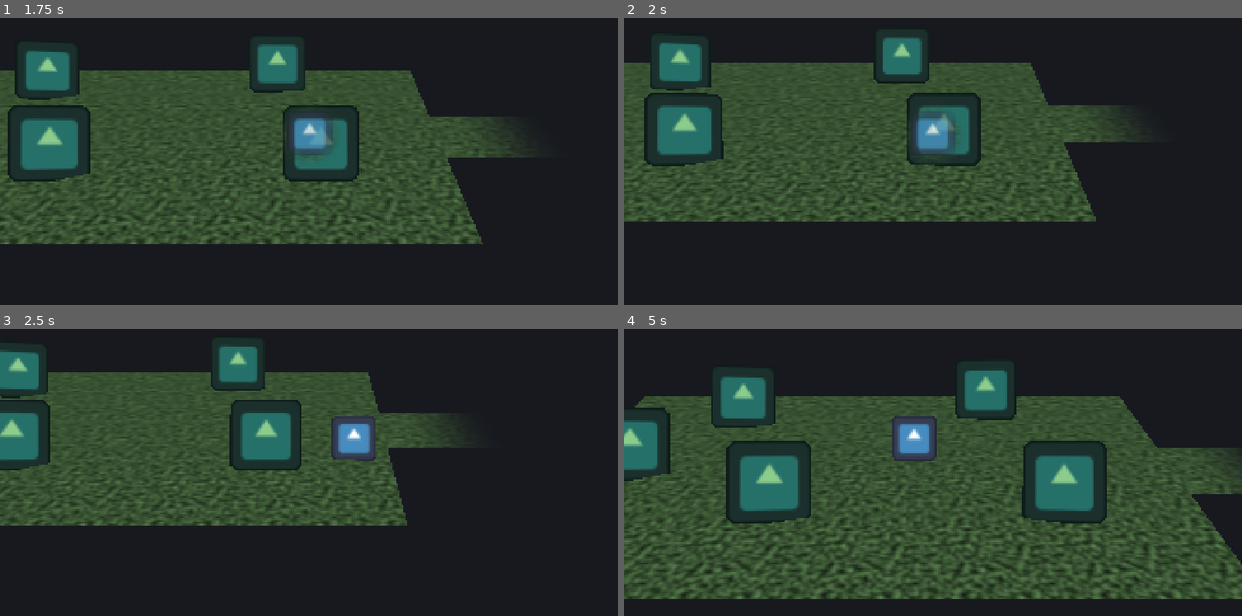
Above: before the commit, frames 1-4 (two rows, left to right).
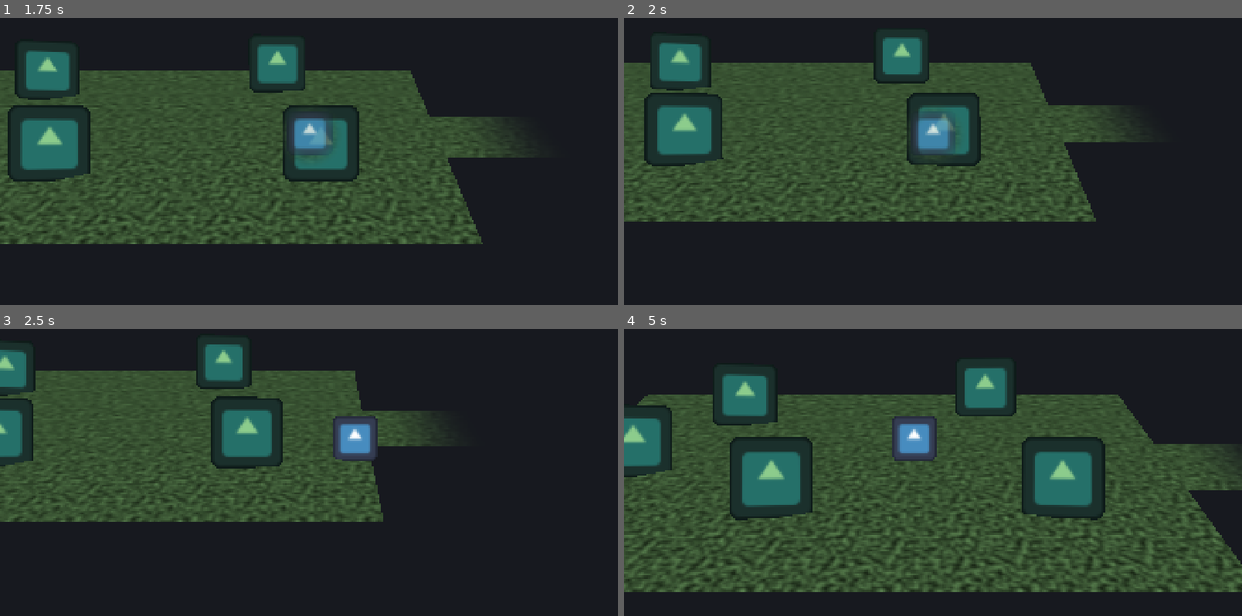
Above: after the commit, the same moments.

Repository: SAFirmansyah/TheMourningAfter-Game
Game: Godot game, scene res://scenes/world/world.tscn
The game is run twice, just before and just after one commit, with the same random seed, the same clock (stepped at 60 frames per second) and the same inputs. The engine's default icon, where the game draws it, is replaced by a stand-in: a white triangle on a blue panel in a dark square.
Inputs (mouse positions are in pixels of both pictures, inside the frame that each line leads up to):
- Up to frame 1 (1.75 s): tap Enter at 0.5 s; move the mouse to (444, 112) at 0.52 s; hold D (move_right) 0.53-1.28 s; hold E (interact) 0.53-1.28 s; tap Space (dash) at 0.6 s; move the mouse to (185, 150) at 1.27 s; hold S (move_down) from 1.28 s (still down); tap E (interact) at 1.35 s; click (185, 150) at 1.55 s
- Up to frame 2 (2 s): keep holding S (move_down)
- Up to frame 3 (2.5 s): move the mouse to (370, 366) at 2.02 s; release S (move_down) at 2.03 s; press the mouse at (370, 366) at 2.03 s; hold D (move_right) from 2.03 s (still down); tap Space (dash) at 2.3 s
- Up to frame 4 (5 s): move the mouse to (902, 512) at 2.77 s; release D (move_right) at 2.78 s; release the mouse at (902, 512) at 2.78 s; hold W (move_up) 2.78-3.53 s; tap Space (dash) at 2.85, 4.55 s; tap E (interact) at 3.05 s; move the mouse to (1118, 495) at 3.52 s; hold E (interact) 3.53-4.28 s; hold A (move_left) from 3.53 s (still down); click (1118, 495) at 3.8 s; move the mouse to (747, 389) at 4.27 s; click (747, 389) at 4.35 s

Frame 1 is identical in both runs. In frame 2, less than 0.1% of the frame differs, in the area x 15-77%, y 27-70%; in frame 3, 10%; in frame 4, 16%, in the area x 0-100%, y 13-95%.

Commit message:
add: correct dash behavior + interaction textboxes

Diff:
--- a/the-mourning-after/project.godot
+++ b/the-mourning-after/project.godot
@@ -65,11 +65,26 @@
 "events": [Object(InputEventKey,"resource_local_to_scene":false,"resource_name":"","device":-1,"window_id":0,"alt_press …(192 unchanged characters)…
 ]
 }
+advance_dialogue={
+"deadzone": 0.2,
+"events": [Object(InputEventMouseButton,"resource_local_to_scene":false,"resource_name":"","device":-1,"window_id":0,"alt_pressed":false,"shift_pressed":false,"ctrl_pressed":false,"meta_pressed":false,"button_mask":0,"position":Vector2(0, 0),"global_position":Vector2(0, 0),"factor":1.0,"button_index":1,"canceled":false,"pressed":false,"double_click":false,"script":null)
+]
+}
+
+[layer_names]
+
+3d_physics/layer_1="world_bounds"
+3d_physics/layer_2="environment"
+3d_physics/layer_3="player"
 
 [physics]
 
+3d/physics_engine="Jolt Physics"
 common/physics_interpolation=true
-3d/physics_engine="Jolt Physics"
+
+[rendering]
+
+rendering_device/driver.windows="d3d12"
 
 [shader_globals]
 
@@ -77,7 +92,3 @@
 "type": "vec3",
 "value": Vector3(0, 0, 0)
 }
-
-[rendering]
-
-rendering_device/driver.windows="d3d12"
--- a/the-mourning-after/scenes/player/player.tscn
+++ b/the-mourning-after/scenes/player/player.tscn
@@ -9,6 +9,8 @@
 height = 1.8
 
 [node name="Player" type="CharacterBody3D" node_paths=PackedStringArray("card")]
+collision_layer = 4
+collision_mask = 3
 motion_mode = 1
 script = ExtResource("1_player")
 card = NodePath("Card")
--- a/the-mourning-after/scenes/rooms/room_a.tscn
+++ b/the-mourning-after/scenes/rooms/room_a.tscn
@@ -4,6 +4,7 @@
 [ext_resource type="Material" path="res://materials/ground.tres" id="2_ground"]
 [ext_resource type="PackedScene" path="res://scenes/world/path_exit.tscn" id="3_exit"]
 [ext_resource type="PackedScene" path="res://scenes/test/prop.tscn" id="4_prop"]
+[ext_resource type="PackedScene" path="res://scenes/world/interactable.tscn" id="5_interact"]
 
 [sub_resource type="PlaneMesh" id="PlaneMesh_floor"]
 material = ExtResource("2_ground")
@@ -70,3 +71,6 @@
 transform = Transform3D(1, 0, 0, 0, 1, 0, 0, 0, 1, 12, 0, 0)
 target_room = "res://scenes/rooms/room_b.tscn"
 target_entry = &"West"
+
+[node name="Interactable" parent="Props/Prop2" instance=ExtResource("5_interact")]
+lines = PackedStringArray("This interaction opens up a textbox!")
--- a/the-mourning-after/scenes/rooms/room_b.tscn
+++ b/the-mourning-after/scenes/rooms/room_b.tscn
@@ -4,6 +4,7 @@
 [ext_resource type="Material" path="res://materials/ground.tres" id="2_ground"]
 [ext_resource type="PackedScene" path="res://scenes/world/path_exit.tscn" id="3_exit"]
 [ext_resource type="PackedScene" path="res://scenes/test/prop.tscn" id="4_prop"]
+[ext_resource type="PackedScene" path="res://scenes/world/interactable.tscn" id="5_interact"]
 
 [sub_resource type="PlaneMesh" id="PlaneMesh_floor"]
 material = ExtResource("2_ground")
@@ -70,3 +71,6 @@
 transform = Transform3D(-1, 0, 0, 0, 1, 0, 0, 0, -1, -12, 0, 0)
 target_room = "res://scenes/rooms/room_a.tscn"
 target_entry = &"East"
+
+[node name="Interactable" parent="Props/Prop2" instance=ExtResource("5_interact")]
+lines = PackedStringArray("This is a multi-line interaction.", "The same textbox has this line...", "...and this one too.")
--- a/the-mourning-after/scenes/test/prop.tscn
+++ b/the-mourning-after/scenes/test/prop.tscn
@@ -1,23 +1,27 @@
 [gd_scene format=3]
 
-[ext_resource type="Script" path="res://scripts/visual/facing_card.gd" id="1_card"]
-[ext_resource type="Texture2D" path="res://icon.svg" id="2_icon"]
+[ext_resource type="Script" path="res://scripts/world/obstacle.gd" id="1_obstacle"]
+[ext_resource type="Script" path="res://scripts/visual/facing_card.gd" id="2_card"]
+[ext_resource type="Texture2D" path="res://icon.svg" id="3_icon"]
 
-[sub_resource type="CylinderShape3D" id="CylinderShape3D_prop"]
-radius = 0.6
-height = 2.0
+[sub_resource type="BoxShape3D" id="BoxShape3D_prop"]
+size = Vector3(2.816, 2, 0.6)
 
-[node name="Prop" type="StaticBody3D"]
+[node name="Prop" type="StaticBody3D" node_paths=PackedStringArray("card")]
+collision_layer = 2
+collision_mask = 0
+script = ExtResource("1_obstacle")
+card = NodePath("Card")
 
 [node name="Card" type="Sprite3D" parent="."]
 modulate = Color(0.55, 0.8, 0.55, 1)
 offset = Vector2(0, 64)
 pixel_size = 0.022
 alpha_cut = 1
-texture = ExtResource("2_icon")
-script = ExtResource("1_card")
+texture = ExtResource("3_icon")
+script = ExtResource("2_card")
 see_through_over_player = true
 
 [node name="CollisionShape3D" type="CollisionShape3D" parent="."]
 transform = Transform3D(1, 0, 0, 0, 1, 0, 0, 0, 1, 0, 1, 0)
-shape = SubResource("CylinderShape3D_prop")
+shape = SubResource("BoxShape3D_prop")
--- /dev/null
+++ b/the-mourning-after/scenes/ui/interaction_hud.tscn
@@ -0,0 +1,85 @@
+[gd_scene format=3]
+
+[ext_resource type="Script" path="res://scripts/ui/interaction_hud.gd" id="1_hud"]
+
+[sub_resource type="StyleBoxFlat" id="StyleBoxFlat_prompt"]
+content_margin_left = 22.0
+content_margin_top = 8.0
+content_margin_right = 22.0
+content_margin_bottom = 8.0
+bg_color = Color(0.08, 0.08, 0.09, 0.85)
+border_width_left = 2
+border_width_top = 2
+border_width_right = 2
+border_width_bottom = 2
+border_color = Color(0.78, 0.66, 0.38, 0.9)
+corner_radius_top_left = 4
+corner_radius_top_right = 4
+corner_radius_bottom_right = 4
+corner_radius_bottom_left = 4
+
+[sub_resource type="StyleBoxFlat" id="StyleBoxFlat_dialogue"]
+content_margin_left = 56.0
+content_margin_top = 36.0
+content_margin_right = 56.0
+content_margin_bottom = 36.0
+bg_color = Color(0.11, 0.11, 0.12, 0.94)
+border_width_left = 5
+border_width_top = 5
+border_width_right = 5
+border_width_bottom = 5
+border_color = Color(0.78, 0.66, 0.38, 1)
+corner_radius_top_left = 6
+corner_radius_top_right = 6
+corner_radius_bottom_right = 6
+corner_radius_bottom_left = 6
+shadow_color = Color(0, 0, 0, 0.5)
+shadow_size = 12
+
+[node name="InteractionHUD" type="CanvasLayer"]
+layer = 5
+script = ExtResource("1_hud")
+
+[node name="Prompt" type="PanelContainer" parent="."]
+anchors_preset = 7
+anchor_left = 0.5
+anchor_top = 1.0
+anchor_right = 0.5
+anchor_bottom = 1.0
+offset_left = -120.0
+offset_top = -112.0
+offset_right = 120.0
+offset_bottom = -56.0
+grow_horizontal = 2
+grow_vertical = 0
+mouse_filter = 2
+theme_override_styles/panel = SubResource("StyleBoxFlat_prompt")
+
+[node name="Label" type="Label" parent="Prompt"]
+layout_mode = 2
+theme_override_font_sizes/font_size = 26
+text = "E - Interact"
+horizontal_alignment = 1
+vertical_alignment = 1
+
+[node name="Dialogue" type="PanelContainer" parent="."]
+anchors_preset = 7
+anchor_left = 0.5
+anchor_top = 1.0
+anchor_right = 0.5
+anchor_bottom = 1.0
+offset_left = -560.0
+offset_top = -340.0
+offset_right = 560.0
+offset_bottom = -80.0
+grow_horizontal = 2
+grow_vertical = 0
+mouse_filter = 2
+theme_override_styles/panel = SubResource("StyleBoxFlat_dialogue")
+
+[node name="Label" type="Label" parent="Dialogue"]
+layout_mode = 2
+theme_override_font_sizes/font_size = 34
+text = "Sample dialogue text appears here, wrapping across the width of the box like the narrator text in Hades. >"
+vertical_alignment = 1
+autowrap_mode = 3
--- /dev/null
+++ b/the-mourning-after/scenes/world/interactable.tscn
@@ -0,0 +1,18 @@
+[gd_scene format=3]
+
+[ext_resource type="Script" path="res://scripts/world/interactable.gd" id="1_interact"]
+
+[sub_resource type="CylinderShape3D" id="CylinderShape3D_range"]
+resource_local_to_scene = true
+height = 2.0
+radius = 2.2
+
+[node name="Interactable" type="Area3D"]
+collision_layer = 0
+collision_mask = 4
+monitorable = false
+script = ExtResource("1_interact")
+
+[node name="CollisionShape3D" type="CollisionShape3D" parent="."]
+transform = Transform3D(1, 0, 0, 0, 1, 0, 0, 0, 1, 0, 1, 0)
+shape = SubResource("CylinderShape3D_range")
--- a/the-mourning-after/scenes/world/path_exit.tscn
+++ b/the-mourning-after/scenes/world/path_exit.tscn
@@ -17,6 +17,8 @@
 size = Vector3(0.4, 2, 4.4)
 
 [node name="PathExit" type="Area3D"]
+collision_layer = 0
+collision_mask = 4
 script = ExtResource("1_exit")
 
 [node name="Trigger" type="CollisionShape3D" parent="."]
--- a/the-mourning-after/scenes/world/world.tscn
+++ b/the-mourning-after/scenes/world/world.tscn
@@ -4,6 +4,7 @@
 [ext_resource type="PackedScene" path="res://scenes/player/player.tscn" id="2_player"]
 [ext_resource type="PackedScene" path="res://scenes/camera/camera_rig.tscn" id="3_rig"]
 [ext_resource type="PackedScene" path="res://scenes/rooms/room_a.tscn" id="4_room_a"]
+[ext_resource type="PackedScene" path="res://scenes/ui/interaction_hud.tscn" id="5_hud"]
 
 [sub_resource type="Environment" id="Environment_bg"]
 background_mode = 1
@@ -25,6 +26,9 @@
 [node name="CameraRig" parent="." node_paths=PackedStringArray("follow_target") instance=ExtResource("3_rig")]
 follow_target = NodePath("../Player")
 
+[node name="InteractionHUD" parent="." node_paths=PackedStringArray("player") instance=ExtResource("5_hud")]
+player = NodePath("../Player")
+
 [node name="Transition" type="CanvasLayer" parent="."]
 layer = 10
 
--- a/the-mourning-after/scripts/player/player.gd
+++ b/the-mourning-after/scripts/player/player.gd
@@ -1,6 +1,7 @@
 class_name Player
 extends CharacterBody3D
 ## Screen-relative movement on the floor plane, with dash charges and i-frames.
+## Dashing passes through environment objects; walls still block.
 
 signal dash_started
 signal dash_ended
@@ -21,6 +22,9 @@
 @export var dash_duration := 0.15 # TUNE: dash time (s)
 @export var dash_recharge_time := 0.8 # TUNE: time to refill one charge (s)
 @export var dash_iframe_extra := 0.05 # TUNE: i-frames after dash ends (s)
+@export var dash_max_extension := 0.3 # TUNE: extra dash time allowed to finish exiting an object (s)
+@export_range(0.0, 1.0) var dash_transparency := 0.45 # TUNE: card see-through amount while dashing (0 = opaque, 1 = invisible)
+@export_flags_3d_physics var dash_phase_layers := 2 # layers passed through while dashing
 
 var is_invulnerable := false
 var dashes_available := 0
@@ -28,10 +32,13 @@
 var forced_input := Vector2.ZERO # screen-space direction used while input is disabled
 
 var _facing := Vector2.DOWN
+var _dashing := false
 var _dash_time_left := 0.0
 var _iframe_time_left := 0.0
 var _dash_velocity := Vector3.ZERO
 var _recharge_progress := 0.0
+
+@onready var _body_shape: CollisionShape3D = $CollisionShape3D
 
 
 func _ready() -> void:
@@ -48,20 +55,19 @@
 	if input_enabled and Input.is_action_just_pressed("dash"):
 		_try_dash()
 
-	if _dash_time_left > 0.0:
+	if _dashing:
 		velocity = _dash_velocity
 		_dash_time_left -= delta
-		if _dash_time_left <= 0.0:
-			velocity = velocity.limit_length(base_move_speed * move_speed_multiplier)
-			_iframe_time_left = dash_iframe_extra
-			dash_ended.emit()
+		var still_inside := _overlaps_phase_layers() and _dash_time_left > -dash_max_extension
+		if _dash_time_left <= 0.0 and not still_inside:
+			_end_dash()
 	else:
 		var target := _to_world(input) * base_move_speed * move_speed_multiplier
 		var rate := acceleration if input != Vector2.ZERO else deceleration
 		velocity = velocity.move_toward(target, rate * delta)
 
 	_iframe_time_left = maxf(0.0, _iframe_time_left - delta)
-	is_invulnerable = _dash_time_left > 0.0 or _iframe_time_left > 0.0
+	is_invulnerable = _dashing or _iframe_time_left > 0.0
 
 	velocity.y = 0.0
 	move_and_slide()
@@ -76,18 +82,43 @@
 
 func teleport(pos: Vector3) -> void:
 	global_position = pos
+	if _dashing:
+		_end_dash()
 	velocity = Vector3.ZERO
-	_dash_time_left = 0.0
 	reset_physics_interpolation()
 
 
 func _try_dash() -> void:
-	if dashes_available <= 0 or _dash_time_left > 0.0:
+	if dashes_available <= 0 or _dashing:
 		return
 	dashes_available -= 1
+	_dashing = true
 	_dash_time_left = dash_duration
 	_dash_velocity = _to_world(_facing) * (dash_distance / dash_duration)
+	collision_mask &= ~dash_phase_layers
+	if card:
+		card.transparency = dash_transparency
 	dash_started.emit()
+
+
+func _end_dash() -> void:
+	_dashing = false
+	_dash_time_left = 0.0
+	collision_mask |= dash_phase_layers
+	velocity = velocity.limit_length(base_move_speed * move_speed_multiplier)
+	_iframe_time_left = dash_iframe_extra
+	if card:
+		card.transparency = 0.0
+	dash_ended.emit()
+
+
+func _overlaps_phase_layers() -> bool:
+	var query := PhysicsShapeQueryParameters3D.new()
+	query.shape = _body_shape.shape
+	query.transform = _body_shape.global_transform
+	query.collision_mask = dash_phase_layers
+	query.exclude = [get_rid()]
+	return not get_world_3d().direct_space_state.intersect_shape(query, 1).is_empty()
 
 
 func _recharge_dashes(delta: float) -> void:
--- /dev/null
+++ b/the-mourning-after/scripts/ui/interaction_hud.gd
@@ -0,0 +1,93 @@
+class_name InteractionHUD
+extends CanvasLayer
+## Interact prompt and dialogue box for the nearest Interactable in range.
+
+@export var player: Player
+@export var more_marker := " >" # appended to pages that have a next page
+
+@onready var prompt: Control = $Prompt
+@onready var prompt_label: Label = $Prompt/Label
+@onready var dialogue: Control = $Dialogue
+@onready var dialogue_label: Label = $Dialogue/Label
+
+var _target: Interactable
+var _active: Interactable
+var _page := 0
+
+
+func _ready() -> void:
+	prompt.hide()
+	dialogue.hide()
+
+
+func _process(_delta: float) -> void:
+	if _active:
+		return
+	_target = _find_target()
+	prompt.visible = _target != null
+	if _target:
+		prompt_label.text = "E - %s" % _target.prompt_label
+
+
+func _unhandled_input(event: InputEvent) -> void:
+	if _active:
+		if event.is_action_pressed(&"advance_dialogue"):
+			get_viewport().set_input_as_handled()
+			_advance()
+	elif _target and event.is_action_pressed(&"interact"):
+		get_viewport().set_input_as_handled()
+		_open(_target)
+
+
+func is_open() -> bool:
+	return _active != null
+
+
+func _find_target() -> Interactable:
+	if player == null or not player.input_enabled:
+		return null
+	var best: Interactable
+	var best_dist := INF
+	for node in get_tree().get_nodes_in_group(&"interactable"):
+		var it := node as Interactable
+		if it == null or not it.player_in_range or it.lines.is_empty():
+			continue
+		var dist := it.global_position.distance_squared_to(player.global_position)
+		if dist < best_dist:
+			best = it
+			best_dist = dist
+	return best
+
+
+func _open(it: Interactable) -> void:
+	_active = it
+	_page = 0
+	player.input_enabled = false
+	player.forced_input = Vector2.ZERO
+	prompt.hide()
+	dialogue.show()
+	_show_page()
+	it.interacted.emit()
+
+
+func _advance() -> void:
+	_page += 1
+	if _page >= _active.lines.size():
+		_close()
+	else:
+		_show_page()
+
+
+func _show_page() -> void:
+	var text := _active.lines[_page]
+	if _page < _active.lines.size() - 1:
+		text += more_marker
+	dialogue_label.text = text
+
+
+func _close() -> void:
+	var it := _active
+	_active = null
+	dialogue.hide()
+	player.input_enabled = true
+	it.finished.emit()
--- /dev/null
+++ b/the-mourning-after/scripts/world/interactable.gd
@@ -0,0 +1,39 @@
+@tool
+class_name Interactable
+extends Area3D
+## Shows the interact prompt when the player is in range; pressing interact reads out its lines.
+## One line = single text box. More lines = pages advanced with LMB.
+
+signal interacted
+signal finished
+
+@export var prompt_label := "Interact"
+@export var lines: PackedStringArray = ["Sample text."]
+@export var interact_radius := 2.2: # TUNE: distance at which the prompt appears (m)
+	set(value):
+		interact_radius = value
+		_apply_radius()
+
+var player_in_range := false
+
+
+func _ready() -> void:
+	_apply_radius()
+	if Engine.is_editor_hint():
+		return
+	add_to_group(&"interactable")
+	body_entered.connect(func(body: Node3D) -> void:
+		if body is Player:
+			player_in_range = true)
+	body_exited.connect(func(body: Node3D) -> void:
+		if body is Player:
+			player_in_range = false)
+
+
+func _apply_radius() -> void:
+	var shape_node := get_node_or_null(^"CollisionShape3D") as CollisionShape3D
+	if shape_node == null:
+		return
+	var cylinder := shape_node.shape as CylinderShape3D
+	if cylinder and not is_equal_approx(cylinder.radius, interact_radius):
+		cylinder.radius = interact_radius
--- /dev/null
+++ b/the-mourning-after/scripts/world/obstacle.gd
@@ -0,0 +1,35 @@
+@tool
+class_name Obstacle
+extends StaticBody3D
+## Environment object that blocks movement. Dashes pass through it.
+## Collision box auto-fits the card's width while this object's own scene is open in the editor.
+
+const BOX_HEIGHT := 2.0
+
+@export var card: Sprite3D
+@export var footprint_depth := 0.6 # TUNE: collision depth, front to back (m)
+@export var footprint_width_scale := 1.0 # TUNE: collision width as a fraction of the card's width
+
+@onready var _shape_node: CollisionShape3D = $CollisionShape3D
+
+
+func _process(_delta: float) -> void:
+	if Engine.is_editor_hint() and get_tree().edited_scene_root == self:
+		_fit_collision()
+
+
+func _fit_collision() -> void:
+	if card == null or card.texture == null or _shape_node == null:
+		return
+	var box := _shape_node.shape as BoxShape3D
+	if box == null:
+		box = BoxShape3D.new()
+		_shape_node.shape = box
+	var frame_w: float = card.region_rect.size.x if card.region_enabled else card.texture.get_width() / float(card.hframes)
+	var width := frame_w * card.pixel_size * absf(card.scale.x) * footprint_width_scale
+	var size := Vector3(width, BOX_HEIGHT, footprint_depth)
+	var pos := Vector3(card.position.x, BOX_HEIGHT / 2.0, card.position.z)
+	if not box.size.is_equal_approx(size):
+		box.size = size
+	if not _shape_node.position.is_equal_approx(pos):
+		_shape_node.position = pos
Not shown, added: the-mourning-after/scripts/ui/interaction_hud.gd.uid
Not shown, added: the-mourning-after/scripts/world/interactable.gd.uid
Not shown, added: the-mourning-after/scripts/world/obstacle.gd.uid
